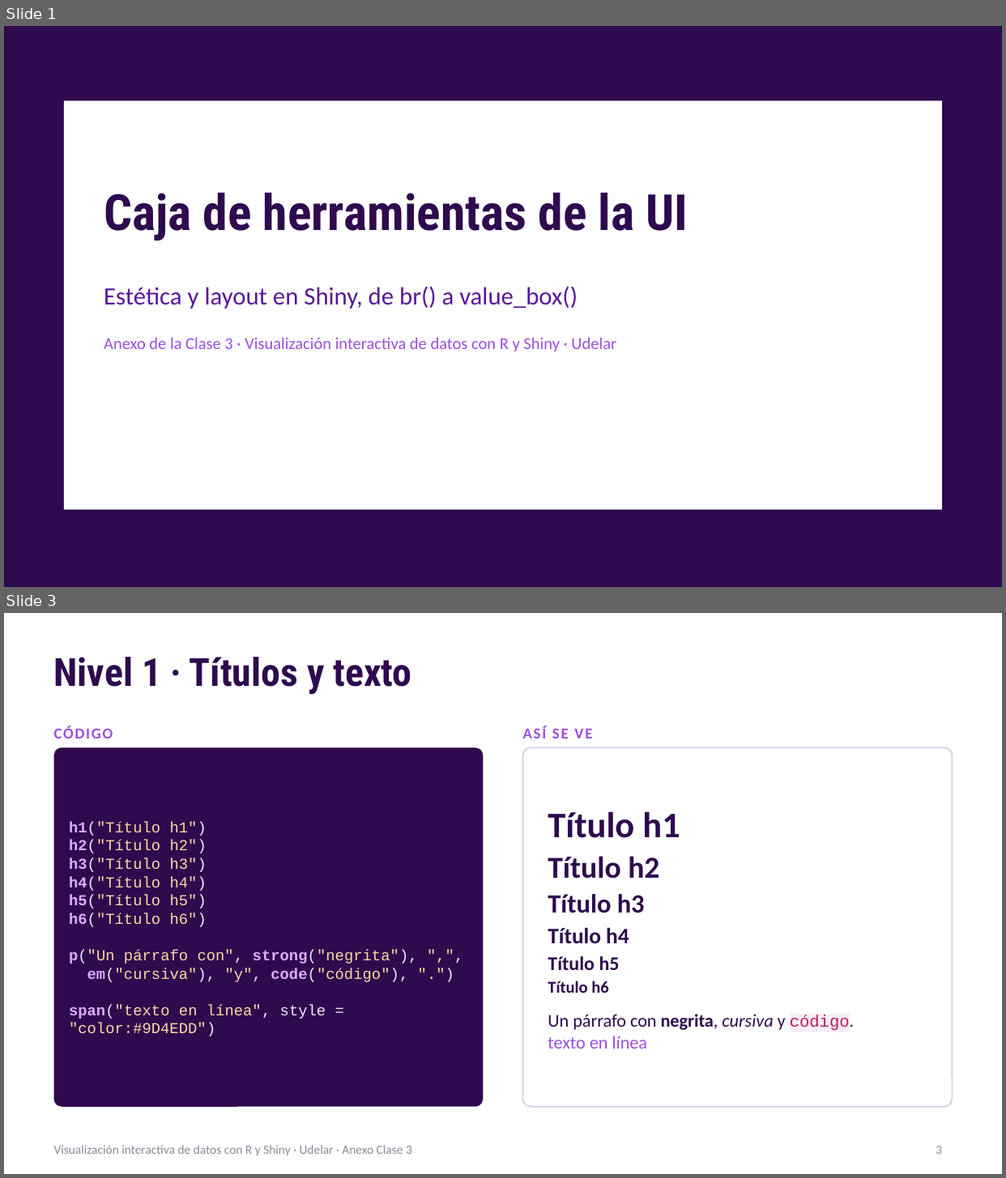
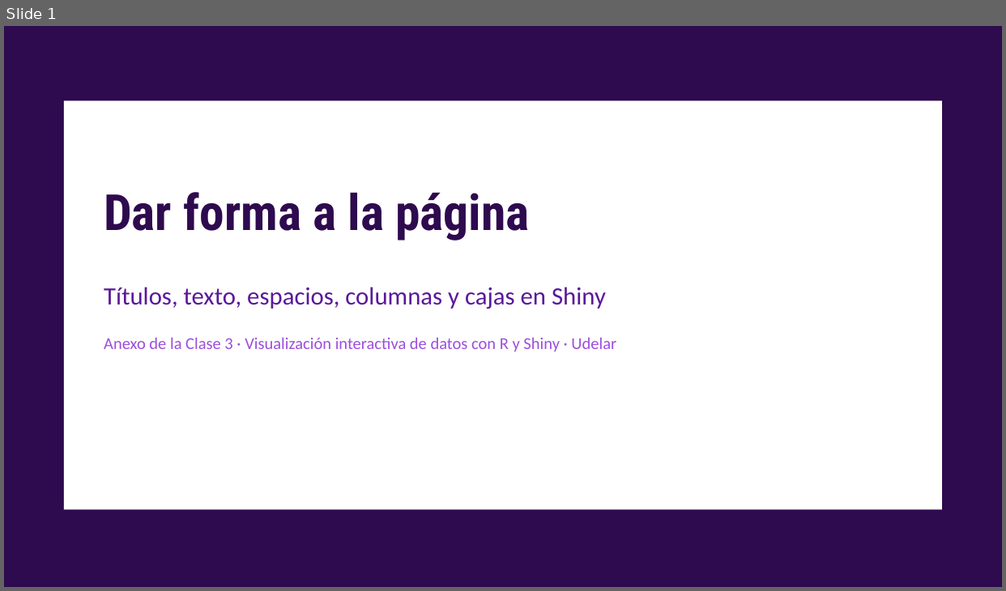
Before and after one commit to nahura99/visualizacion_datos_shiny, a slide deck: clase3/clase3_anexo_ui.pptx. Shown one above the other, each under a label of ours: slides 1 and 3 before the commit, slide 1 after it; the slides between them are not shown. The pictures are 1006x1178 and 1006x591 pixels, drawn with LibreOffice and Linux fonts; fonts in the diff are those of the drawing. Boxes give left, top, right and bottom in pixels: in the first picture for what was removed or moved away, otherwise in the second. Text is boxed around its words. In the diff, an @@ line names an element or a change of style, - is before the commit and + after.

```diff
--- a/clase3/clase3_anexo_ui.pptx
+++ b/clase3/clase3_anexo_ui.pptx
@@ slide 3 removed at (4,613,1002,1174), background #FFFFFF @@
@@ title removed at (54,657,411,695) @@
-Nivel 1 · Títulos y texto
@@ text removed at (54,726,113,739) @@
-CÓDIGO
@@ text removed at (523,726,592,739) @@
-ASÍ SE VE
@@ rounded rectangle removed at (54,747,483,1107) @@
@@ rounded rectangle removed at (523,747,952,1107) @@
@@ text removed at (69,822,418,1037) @@
-h1("Título h1")
-h2("Título h2")
-h3("Título h3")
-h4("Título h4")
-h5("Título h5")
-h6("Título h6")
-p("Un párrafo con", strong("negrita"), ",",
-em("cursiva"), "y", code("código"), ".")
-span("texto en línea", style = "color:#9D4EDD")
@@ text removed at (548,811,850,1049) @@
-Título h1
-Título h2
-Título h3
-Título h4
-Título h5
-Título h6
-Un párrafo con negrita, cursiva y código.
-texto en línea
@@ text removed at (54,1145,412,1157) @@
-Visualización interactiva de datos con R y Shiny · Udelar · Anexo Clase 3
@@ page number removed at (936,1146,942,1154) @@
-3
@@ slide 1 changed as well @@
@@ title at (104,192,529,241): text changed @@
-Caja de herramientas de la UI
+Dar forma a la página
@@ text at (104,287,606,310): text changed @@
-Estética y layout en Shiny, de br() a value_box()
+Títulos, texto, espacios, columnas y cajas en Shiny
```
Also in this commit, not shown: 9 slides added, 9 other slides removed.
